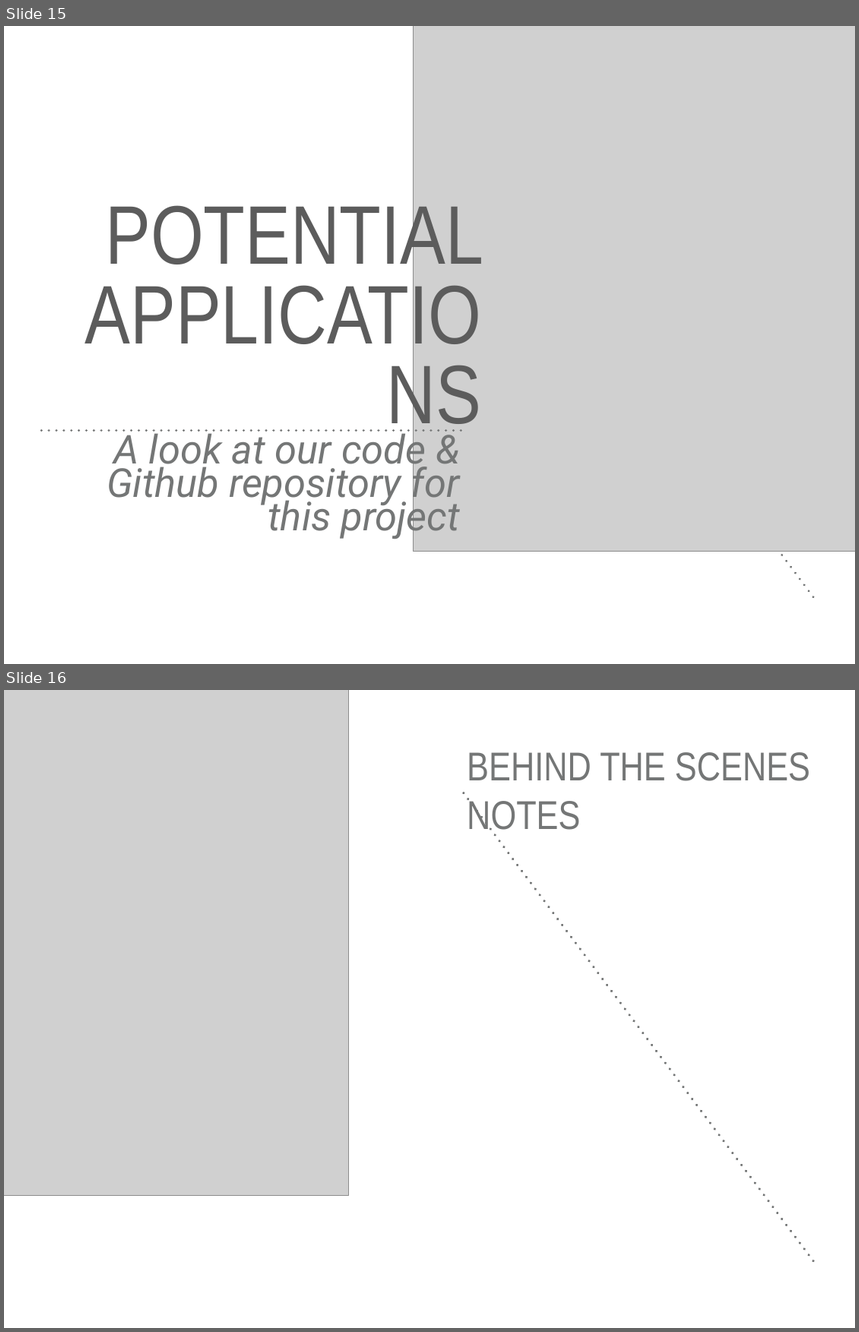
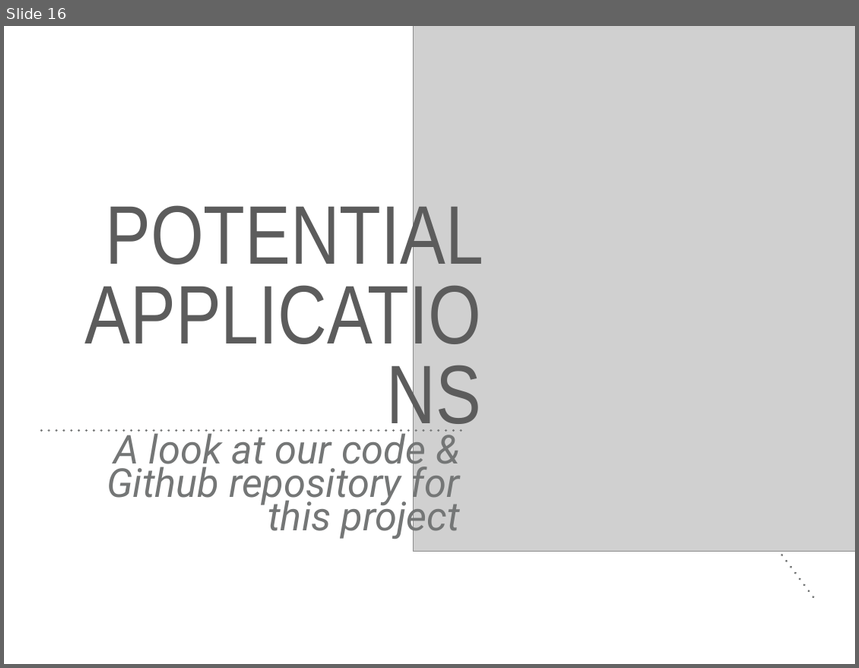
Before and after one commit to mgd1984/Yelp-Analytics-Dashboard, a slide deck: Yelp Biz Ops Dashboard Presentation .pptx. Shown one above the other, each under a label of ours: slides 15 and 16 before the commit, slide 16 after it. The pictures are 859x1332 and 859x668 pixels, drawn with LibreOffice and Linux fonts; fonts in the diff are those of the drawing; grey boxes stand for pictures. Boxes give left, top, right and bottom in pixels: in the first picture for what was removed or moved away, otherwise in the second. Text is boxed around its words. In the diff, an @@ line names an element or a change of style, - is before the commit and + after.

```diff
--- a/Yelp Biz Ops Dashboard Presentation .pptx
+++ b/Yelp Biz Ops Dashboard Presentation .pptx
@@ slide 16 removed at <box>4,690,855,1328</box>, background #FFFFFF @@
@@ picture removed at <box>4,690,349,1196</box> @@
@@ title removed at <box>467,752,810,836</box> @@
-BEHIND THE SCENES NOTES
@@ line removed from (464, 793) to (817, 793) @@
@@ what was slide 15 is now slide 16 @@
```
Also in this commit, not shown: 2 slides changed, 5 slides added, 2 other slides removed, 1 other file.
